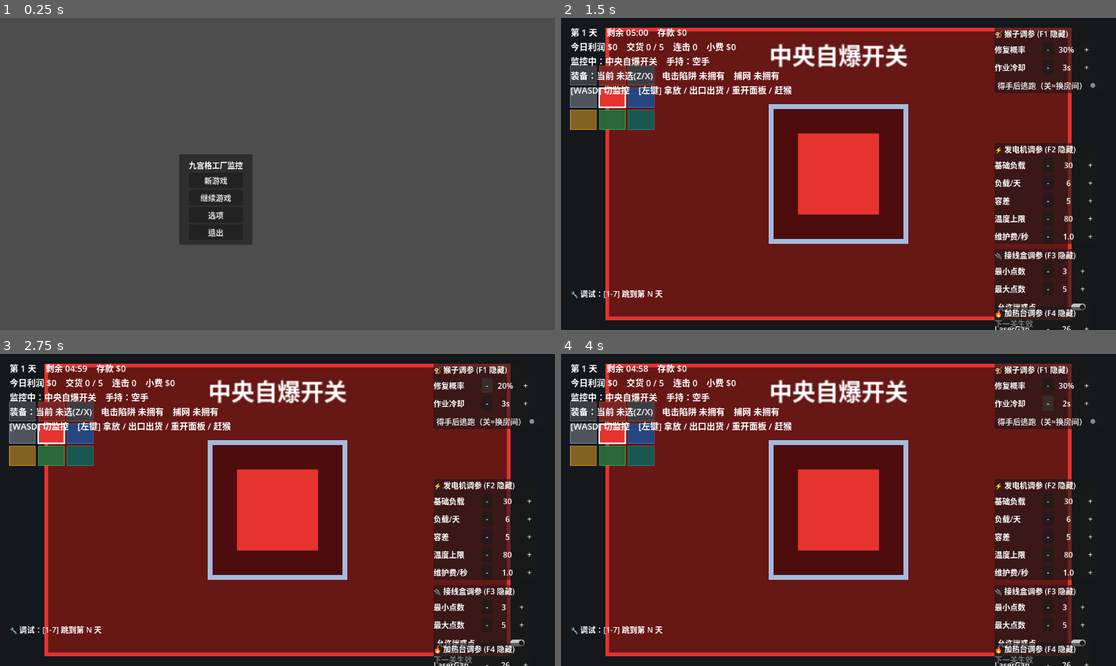
Above: before the commit, frames 1-4 (two rows, left to right).
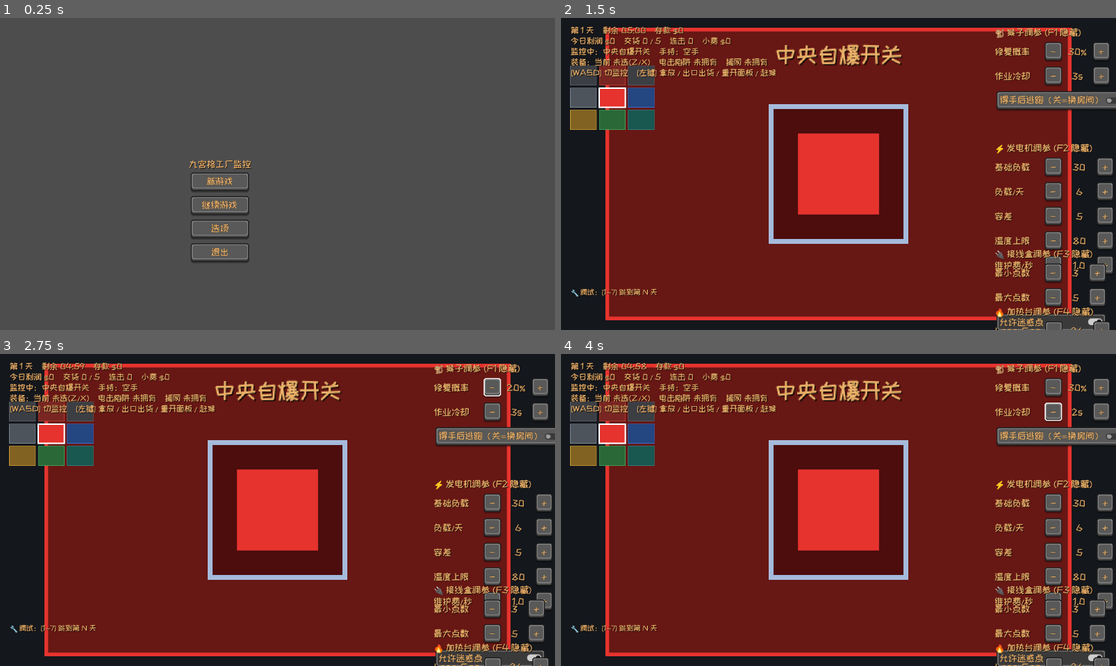
Above: after the commit, the same moments.

Repository: Zhi-Liao-jz/gamejam
Game: Godot game, scene res://scenes/menu/main_menu.tscn
Same seed, same stepped clock (60 frames per second), same inputs: the game is played once before the commit and once after it.
Inputs:
- Up to frame 1 (0.25 s): no input
- Up to frame 2 (1.5 s): click "新游戏" at 0.5 s; click "Day 1 未通关 最高利润 $0 产品出口、三色交货点、…" at 1.25 s
- Up to frame 3 (2.75 s): click "-" at 2 s
- Up to frame 4 (4 s): click "+" at 2.75 s; click "-" at 3.5 s

The runs differ from the first frame. In frame 1, 3.4% of the frame differs, in the area x 32-46%, y 43-79%; in frame 2, 19%; in frame 3, 19%; in frame 4, 19%, in the area x 1-100%, y 2-100%.

Commit message:
导入ui和贴图

Diff:
--- a/assets/animation/icon.svg
+++ /dev/null
@@ -1 +0,0 @@
-<svg xmlns="http://www.w3.org/2000/svg" width="128" height="128"><rect width="124" height="124" x="2" y="2" fill="#363d52" stroke="#212532" stroke-width="4" rx="14"/><g fill="#fff" transform="translate(12.322 12.322)scale(.101)"><path d="M105 673v33q407 354 814 0v-33z"/><path fill="#478cbf" d="m105 673 152 14q12 1 15 14l4 67 132 10 8-61q2-11 15-15h162q13 4 15 15l8 61 132-10 4-67q3-13 15-14l152-14V427q30-39 56-81-35-59-83-108-43 20-82 47-40-37-88-64 7-51 8-102-59-28-123-42-26 43-46 89-49-7-98 0-20-46-46-89-64 14-123 42 1 51 8 102-48 27-88 64-39-27-82-47-48 49-83 108 26 42 56 81zm0 33v39c0 276 813 276 814 0v-39l-134 12-5 69q-2 10-14 13l-162 11q-12 0-16-11l-10-65H446l-10 65q-4 11-16 11l-162-11q-12-3-14-13l-5-69z"/><path d="M483 600c0 34 58 34 58 0v-86c0-34-58-34-58 0z"/><circle cx="725" cy="526" r="90"/><circle cx="299" cy="526" r="90"/></g><g fill="#414042" transform="translate(12.322 12.322)scale(.101)"><circle cx="307" cy="532" r="60"/><circle cx="717" cy="532" r="60"/></g></svg>
--- a/assets/font/icon.svg
+++ /dev/null
@@ -1 +0,0 @@
-<svg xmlns="http://www.w3.org/2000/svg" width="128" height="128"><rect width="124" height="124" x="2" y="2" fill="#363d52" stroke="#212532" stroke-width="4" rx="14"/><g fill="#fff" transform="translate(12.322 12.322)scale(.101)"><path d="M105 673v33q407 354 814 0v-33z"/><path fill="#478cbf" d="m105 673 152 14q12 1 15 14l4 67 132 10 8-61q2-11 15-15h162q13 4 15 15l8 61 132-10 4-67q3-13 15-14l152-14V427q30-39 56-81-35-59-83-108-43 20-82 47-40-37-88-64 7-51 8-102-59-28-123-42-26 43-46 89-49-7-98 0-20-46-46-89-64 14-123 42 1 51 8 102-48 27-88 64-39-27-82-47-48 49-83 108 26 42 56 81zm0 33v39c0 276 813 276 814 0v-39l-134 12-5 69q-2 10-14 13l-162 11q-12 0-16-11l-10-65H446l-10 65q-4 11-16 11l-162-11q-12-3-14-13l-5-69z"/><path d="M483 600c0 34 58 34 58 0v-86c0-34-58-34-58 0z"/><circle cx="725" cy="526" r="90"/><circle cx="299" cy="526" r="90"/></g><g fill="#414042" transform="translate(12.322 12.322)scale(.101)"><circle cx="307" cy="532" r="60"/><circle cx="717" cy="532" r="60"/></g></svg>
--- a/assets/image/icon.svg
+++ /dev/null
@@ -1 +0,0 @@
-<svg xmlns="http://www.w3.org/2000/svg" width="128" height="128"><rect width="124" height="124" x="2" y="2" fill="#363d52" stroke="#212532" stroke-width="4" rx="14"/><g fill="#fff" transform="translate(12.322 12.322)scale(.101)"><path d="M105 673v33q407 354 814 0v-33z"/><path fill="#478cbf" d="m105 673 152 14q12 1 15 14l4 67 132 10 8-61q2-11 15-15h162q13 4 15 15l8 61 132-10 4-67q3-13 15-14l152-14V427q30-39 56-81-35-59-83-108-43 20-82 47-40-37-88-64 7-51 8-102-59-28-123-42-26 43-46 89-49-7-98 0-20-46-46-89-64 14-123 42 1 51 8 102-48 27-88 64-39-27-82-47-48 49-83 108 26 42 56 81zm0 33v39c0 276 813 276 814 0v-39l-134 12-5 69q-2 10-14 13l-162 11q-12 0-16-11l-10-65H446l-10 65q-4 11-16 11l-162-11q-12-3-14-13l-5-69z"/><path d="M483 600c0 34 58 34 58 0v-86c0-34-58-34-58 0z"/><circle cx="725" cy="526" r="90"/><circle cx="299" cy="526" r="90"/></g><g fill="#414042" transform="translate(12.322 12.322)scale(.101)"><circle cx="307" cy="532" r="60"/><circle cx="717" cy="532" r="60"/></g></svg>
--- /dev/null
+++ b/assets/shaders/dirty.gdshader
@@ -0,0 +1,45 @@
+shader_type canvas_item;
+
+// --- 面板参数 ---
+group_uniforms Effect_Settings;
+uniform float noise_scale : hint_range(0.001, 1) = 0.02; // 噪点缩放，决定色块斑驳的大小
+uniform float intensity : hint_range(0.0, 1.0) = 0.3;      // 颜色不均匀的强度
+uniform vec4 dirt_color : source_color = vec4(0.3, 0.25, 0.2, 1.0); // 污渍颜色（默认带点轻微的机油泥土色）
+uniform sampler2D noise_texture;
+
+group_uniforms Pixel_Art_Settings;
+uniform float pixel_size = 1.0; // 像素化大小，如果是放大绘制的像素画，可以调大这个值（比如2、4）
+
+// 传递给片段着色器的世界坐标
+varying vec2 world_pos;
+
+void vertex() {
+    // 获取顶点的世界坐标。
+    // 这样无论你怎么拼接地砖（TileMap），噪点都是连续的，不会产生接缝！
+    world_pos = (MODEL_MATRIX * vec4(VERTEX, 0.0, 1.0)).xy;
+}
+
+void fragment() {
+    // 1. 读取地砖本来的颜色
+    vec4 base_color = texture(TEXTURE, UV);
+
+    // 如果是完全透明的像素，直接丢弃，节省性能
+    if (base_color.a == 0.0) {
+        discard;
+    }
+
+    // 2. 将世界坐标“像素化”
+    // 这是像素风的关键！确保噪点不是平滑的高清渐变，而是方方正正的像素块
+    vec2 snapped_pos = floor(world_pos / pixel_size) * pixel_size;
+
+    // 3. 生成噪点值 (范围 0.0 到 1.0)
+    //float n = noise(snapped_pos * noise_scale);
+	float n = texture(noise_texture,snapped_pos * noise_scale).r;
+	if (n<0.1) n=0.0;
+    // 4. 将基础色和污渍/不均匀色进行混合
+    // 这里使用正片叠底(Multiply)的思路，让颜色变暗变脏
+    vec3 blended_color = base_color.rgb * mix(vec3(1.0), dirt_color.rgb, n * intensity);
+	//vec3 blended_color = texture(noise_texture,UV).rgb;
+    // 5. 输出最终颜色
+    COLOR = vec4(blended_color, base_color.a);
+}
--- a/assets/shaders/icon.svg
+++ /dev/null
@@ -1 +0,0 @@
-<svg xmlns="http://www.w3.org/2000/svg" width="128" height="128"><rect width="124" height="124" x="2" y="2" fill="#363d52" stroke="#212532" stroke-width="4" rx="14"/><g fill="#fff" transform="translate(12.322 12.322)scale(.101)"><path d="M105 673v33q407 354 814 0v-33z"/><path fill="#478cbf" d="m105 673 152 14q12 1 15 14l4 67 132 10 8-61q2-11 15-15h162q13 4 15 15l8 61 132-10 4-67q3-13 15-14l152-14V427q30-39 56-81-35-59-83-108-43 20-82 47-40-37-88-64 7-51 8-102-59-28-123-42-26 43-46 89-49-7-98 0-20-46-46-89-64 14-123 42 1 51 8 102-48 27-88 64-39-27-82-47-48 49-83 108 26 42 56 81zm0 33v39c0 276 813 276 814 0v-39l-134 12-5 69q-2 10-14 13l-162 11q-12 0-16-11l-10-65H446l-10 65q-4 11-16 11l-162-11q-12-3-14-13l-5-69z"/><path d="M483 600c0 34 58 34 58 0v-86c0-34-58-34-58 0z"/><circle cx="725" cy="526" r="90"/><circle cx="299" cy="526" r="90"/></g><g fill="#414042" transform="translate(12.322 12.322)scale(.101)"><circle cx="307" cy="532" r="60"/><circle cx="717" cy="532" r="60"/></g></svg>
--- /dev/null
+++ b/assets/shaders/shadow.gdshader
@@ -0,0 +1,28 @@
+shader_type canvas_item;
+
+// 阴影颜色和透明度
+uniform vec4 shadow_color : source_color = vec4(0.0, 0.0, 0.0, 0.5);
+// 阴影偏移量（单位：像素）
+uniform vec2 shadow_offset = vec2(4.0, 4.0);
+
+// 【核心修改】在 Godot 4 中，必须显式声明获取屏幕纹理
+// filter_nearest 确保在像素游戏中边缘保持锐利，不模糊
+uniform sampler2D screen_texture : hint_screen_texture, repeat_disable, filter_nearest;
+
+void fragment() {
+    // 从屏幕纹理中读取 CanvasGroup 所有子节点合并后的本来图案
+    vec4 base_color = texture(screen_texture, SCREEN_UV);
+
+    // 计算阴影的偏移位置 (使用 SCREEN_UV 和 SCREEN_PIXEL_SIZE)
+    vec2 shadow_uv = SCREEN_UV - shadow_offset * SCREEN_PIXEL_SIZE;
+
+    // 获取偏移位置的透明度 (判断那个位置原本有没有建筑零件)
+    float shadow_alpha = texture(screen_texture, shadow_uv).a;
+
+    // 构造阴影最终的颜色
+    vec4 final_shadow = shadow_color;
+    final_shadow.a *= shadow_alpha; // 只有在原图案偏移位置有像素时，才显示阴影
+
+    // 将原图与阴影混合 (原图盖在阴影上面)
+    COLOR = mix(final_shadow, base_color, base_color.a);
+}
--- a/assets/sound/icon.svg
+++ /dev/null
@@ -1 +0,0 @@
-<svg xmlns="http://www.w3.org/2000/svg" width="128" height="128"><rect width="124" height="124" x="2" y="2" fill="#363d52" stroke="#212532" stroke-width="4" rx="14"/><g fill="#fff" transform="translate(12.322 12.322)scale(.101)"><path d="M105 673v33q407 354 814 0v-33z"/><path fill="#478cbf" d="m105 673 152 14q12 1 15 14l4 67 132 10 8-61q2-11 15-15h162q13 4 15 15l8 61 132-10 4-67q3-13 15-14l152-14V427q30-39 56-81-35-59-83-108-43 20-82 47-40-37-88-64 7-51 8-102-59-28-123-42-26 43-46 89-49-7-98 0-20-46-46-89-64 14-123 42 1 51 8 102-48 27-88 64-39-27-82-47-48 49-83 108 26 42 56 81zm0 33v39c0 276 813 276 814 0v-39l-134 12-5 69q-2 10-14 13l-162 11q-12 0-16-11l-10-65H446l-10 65q-4 11-16 11l-162-11q-12-3-14-13l-5-69z"/><path d="M483 600c0 34 58 34 58 0v-86c0-34-58-34-58 0z"/><circle cx="725" cy="526" r="90"/><circle cx="299" cy="526" r="90"/></g><g fill="#414042" transform="translate(12.322 12.322)scale(.101)"><circle cx="307" cy="532" r="60"/><circle cx="717" cy="532" r="60"/></g></svg>
--- /dev/null
+++ b/assets/ui/ui_theme.tres
@@ -0,0 +1,103 @@
+[gd_resource type="Theme" format=3 uid="uid://c3xp3qp2ek4nk"]
+
+[ext_resource type="Texture2D" uid="uid://b5u63rpnise5g" path="res://assets/image/精灵-0002.png" id="1_x27uq"]
+[ext_resource type="FontFile" uid="uid://1yty1ior031s" path="res://assets/font/ZCOOLKuaiLe-Regular.ttf" id="2_q4r4s"]
+
+[sub_resource type="StyleBoxTexture" id="StyleBoxTexture_q4r4s"]
+texture = ExtResource("1_x27uq")
+texture_margin_left = 10.0
+texture_margin_top = 10.0
+texture_margin_right = 10.0
+texture_margin_bottom = 14.0
+region_rect = Rect2(0, 0, 32, 32)
+
+[sub_resource type="StyleBoxTexture" id="StyleBoxTexture_pxcak"]
+texture = ExtResource("1_x27uq")
+texture_margin_left = 10.0
+texture_margin_top = 10.0
+texture_margin_right = 10.0
+texture_margin_bottom = 14.0
+region_rect = Rect2(32, 0, 32, 32)
+
+[sub_resource type="StyleBoxTexture" id="StyleBoxTexture_l64jj"]
+texture = ExtResource("1_x27uq")
+texture_margin_left = 10.0
+texture_margin_top = 12.0
+texture_margin_right = 10.0
+texture_margin_bottom = 12.0
+region_rect = Rect2(96, 0, 32, 32)
+
+[sub_resource type="AtlasTexture" id="AtlasTexture_q4r4s"]
+atlas = ExtResource("1_x27uq")
+region = Rect2(32, 64, 16, 16)
+
+[sub_resource type="AtlasTexture" id="AtlasTexture_pxcak"]
+atlas = ExtResource("1_x27uq")
+region = Rect2(48, 64, 16, 16)
+
+[sub_resource type="StyleBoxTexture" id="StyleBoxTexture_e1g2j"]
+texture = ExtResource("1_x27uq")
+texture_margin_left = 5.0
+texture_margin_top = 5.0
+texture_margin_right = 5.0
+texture_margin_bottom = 5.0
+region_rect = Rect2(16, 64, 16, 16)
+
+[sub_resource type="StyleBoxTexture" id="StyleBoxTexture_45kcn"]
+texture = ExtResource("1_x27uq")
+texture_margin_left = 5.0
+texture_margin_top = 5.0
+texture_margin_right = 5.0
+texture_margin_bottom = 5.0
+region_rect = Rect2(0, 64, 16, 16)
+
+[sub_resource type="StyleBoxEmpty" id="StyleBoxEmpty_pxcak"]
+
+[sub_resource type="StyleBoxTexture" id="StyleBoxTexture_x27uq"]
+
+[sub_resource type="StyleBoxTexture" id="StyleBoxTexture_2t3ff"]
+texture = ExtResource("1_x27uq")
+texture_margin_left = 12.0
+texture_margin_top = 14.0
+texture_margin_right = 12.0
+texture_margin_bottom = 16.0
+region_rect = Rect2(32, 32, 32, 32)
+
+[resource]
+default_font = ExtResource("2_q4r4s")
+default_font_size = 20
+Button/colors/font_color = Color(0.92156863, 0.6901961, 0.40784314, 1)
+Button/colors/font_disabled_color = Color(0, 0, 0, 0.5019608)
+Button/colors/font_focus_color = Color(0.92156863, 0.6901961, 0.40784314, 1)
+Button/colors/font_hover_color = Color(0.92156863, 0.6901961, 0.40784314, 1)
+Button/colors/font_hover_pressed_color = Color(0.92156863, 0.6901961, 0.40784314, 1)
+Button/colors/font_pressed_color = Color(0.92156863, 0.6901961, 0.40784314, 1)
+Button/constants/outline_size = 1
+Button/styles/disabled = SubResource("StyleBoxTexture_q4r4s")
+Button/styles/focus = SubResource("StyleBoxTexture_pxcak")
+Button/styles/hover = SubResource("StyleBoxTexture_pxcak")
+Button/styles/normal = SubResource("StyleBoxTexture_q4r4s")
+Button/styles/pressed = SubResource("StyleBoxTexture_l64jj")
+HSlider/icons/grabber = SubResource("AtlasTexture_q4r4s")
+HSlider/icons/grabber_highlight = SubResource("AtlasTexture_pxcak")
+HSlider/styles/grabber_area = SubResource("StyleBoxTexture_e1g2j")
+HSlider/styles/grabber_area_highlight = SubResource("StyleBoxTexture_e1g2j")
+HSlider/styles/slider = SubResource("StyleBoxTexture_45kcn")
+Label/colors/font_color = Color(0.92156863, 0.6901961, 0.40784314, 1)
+Label/colors/font_outline_color = Color(0, 0, 0, 1)
+Label/colors/font_shadow_color = Color(0, 0, 0, 1)
+Label/constants/outline_size = 0
+Label/constants/shadow_offset_x = 1
+Label/constants/shadow_offset_y = 1
+Label/constants/shadow_outline_size = 0
+Panel/styles/panel = SubResource("StyleBoxEmpty_pxcak")
+PanelContainer/styles/panel = SubResource("StyleBoxTexture_x27uq")
+TabContainer/colors/font_hovered_color = Color(0.92156863, 0.6901961, 0.40784314, 1)
+TabContainer/colors/font_selected_color = Color(0.92156863, 0.6901961, 0.40784314, 1)
+TabContainer/colors/font_unselected_color = Color(0.92156863, 0.6901961, 0.40784314, 1)
+TabContainer/constants/outline_size = 1
+TabContainer/styles/panel = SubResource("StyleBoxTexture_2t3ff")
+TabContainer/styles/tab_focus = SubResource("StyleBoxTexture_pxcak")
+TabContainer/styles/tab_hovered = SubResource("StyleBoxTexture_pxcak")
+TabContainer/styles/tab_selected = SubResource("StyleBoxTexture_l64jj")
+TabContainer/styles/tab_unselected = SubResource("StyleBoxTexture_q4r4s")
--- a/project.godot
+++ b/project.godot
@@ -26,10 +26,15 @@
 WiringTuning="*res://global/wiring_tuning.gd"
 HeaterTuning="*res://global/heater_tuning.gd"
 
+[gui]
+
+theme/custom="uid://c3xp3qp2ek4nk"
+
 [physics]
 
 3d/physics_engine="Jolt Physics"
 
 [rendering]
 
+textures/canvas_textures/default_texture_filter=0
 rendering_device/driver.windows="d3d12"
--- a/scenes/room.tscn
+++ b/scenes/room.tscn
@@ -1,13 +1,13 @@
-[gd_scene load_steps=2 format=3]
+[gd_scene format=3 uid="uid://ewq3l7ku8bru"]
 
-[ext_resource type="Script" path="res://scripts/world/room.gd" id="1_room"]
+[ext_resource type="Script" uid="uid://cvb0rhteckqrd" path="res://scripts/world/room.gd" id="1_room"]
 
-[node name="Room" type="Node2D"]
+[node name="Room" type="Node2D" unique_id=1552410663]
 script = ExtResource("1_room")
 
-[node name="Contents" type="Node2D" parent="."]
+[node name="Contents" type="Node2D" parent="." unique_id=1623534661]
 
-[node name="NameLabel" type="Label" parent="."]
+[node name="NameLabel" type="Label" parent="." unique_id=803916272]
 offset_left = -220.0
 offset_top = -142.0
 offset_right = 220.0
Binary file added: assets/animation/IDLE.png
Not shown, changed: assets/animation/IDLE.png.import
Binary file added: assets/font/ChangBanDianSong-16.ttf
Not shown, added: assets/font/ChangBanDianSong-16.ttf.import
Binary file added: assets/font/ZCOOLKuaiLe-Regular.ttf
Not shown, added: assets/font/ZCOOLKuaiLe-Regular.ttf.import
Binary file added: assets/image/小猴.png
Not shown, changed: assets/image/小猴.png.import
Binary file added: assets/image/精灵-0001.png
Not shown, added: assets/image/精灵-0001.png.import
Binary file added: assets/image/精灵-0002.png
Not shown, changed: assets/image/精灵-0002.png.import
(and 7 more such lines)
